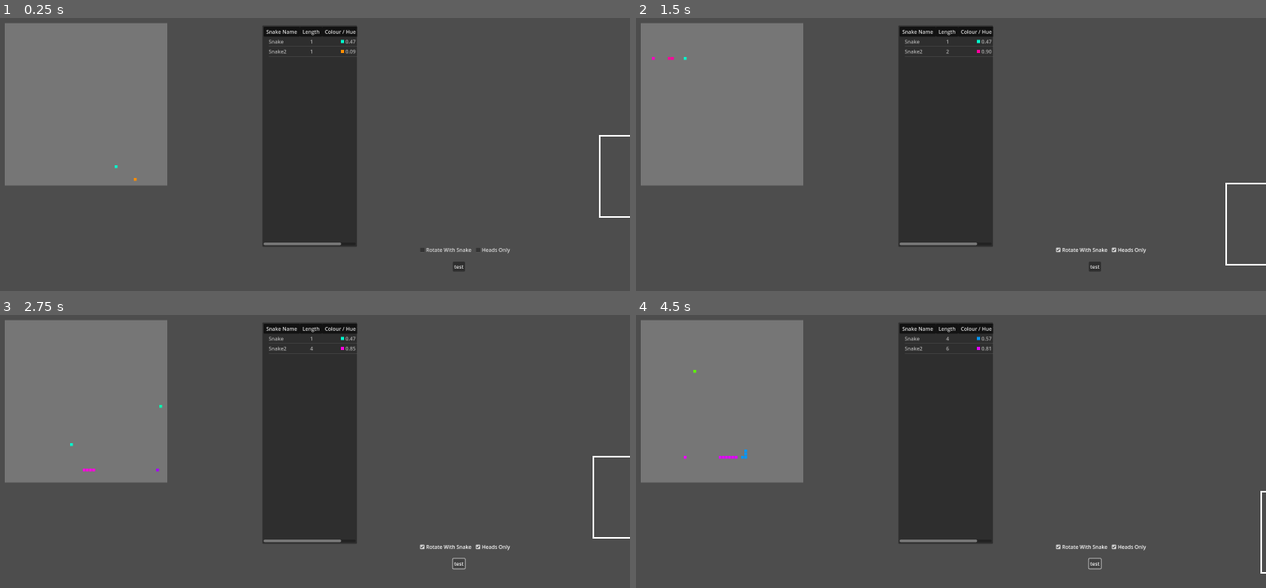
Above: before the commit, frames 1-4 (two rows, left to right).
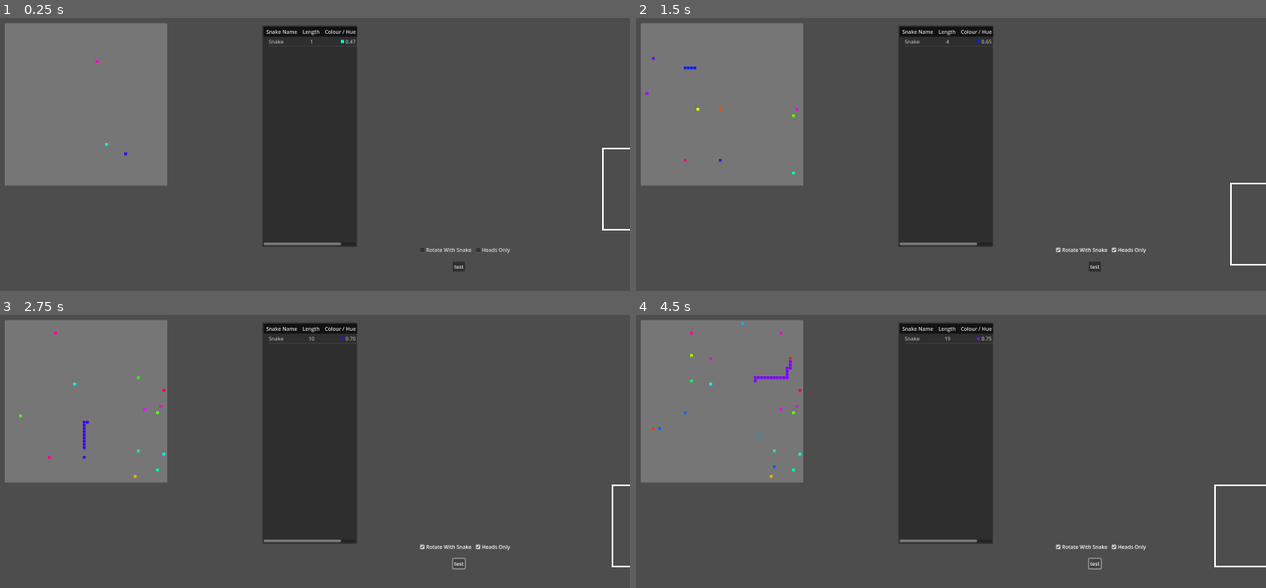
Above: after the commit, the same moments.

Repository: kwdChan/Snake-World
Game: Godot game, scene res://main.tscn
Two runs of this game, one before a commit and one after it. Both use one fixed random seed, a clock stepped at 60 frames per second and the inputs below.
Inputs:
- Up to frame 1 (0.25 s): no input
- Up to frame 2 (1.5 s): click "Rotate With Snake" at 0.5 s; click "Heads Only" at 1.25 s
- Up to frame 3 (2.75 s): click "test" at 2 s
- Up to frame 4 (4.5 s): hold Right (ui_right) 2.78-3.53 s; hold Down (ui_down) 3.53-4.28 s; hold Right (ui_right) from 4.28 s (still down)

The runs differ from the first frame. In frame 1, 0.3% of the frame differs, in the area x 15-100%, y 11-78%; in frame 2, 0.3%; in frame 3, 0.5%; in frame 4, 0.6%, in the area x 2-100%, y 2-95%.

Commit message:
fixed action delay

Diff:
--- a/env.gd
+++ b/env.gd
@@ -13,13 +13,13 @@
 const SNAKE_SCENE := preload("res://snake.tscn") as PackedScene
 
 const ECO_PARAMS = {
-	FOOD_INTERVAL = 0.5,
+	FOOD_INTERVAL = 0.1,
 	MAX_FOOD = 120
 }
 
 var N_SNAKES = {
 	PolicyDeepQLearning: 0,
-	PolicyNearestFoodRecorded: 2,
+	PolicyNearestFoodRecorded: 1,
 	PolicyUserInput:0,
 }
 
--- a/snake_action_plan/deep_q_learning_remote.gd
+++ b/snake_action_plan/deep_q_learning_remote.gd
@@ -61,9 +61,6 @@
 		print(time_diff)
 	emit_signal("action_ready", message.action)
 
-
-
-
 static func use_for_snake(_snake, _env, data={}):
 	var plan = PolicyDeepQLearning.new()
 
--- a/snake_action_plan/nearest_food_recorded.gd
+++ b/snake_action_plan/nearest_food_recorded.gd
@@ -18,13 +18,12 @@
 
 
 func step(_snake):
+	var data = _snake.get_sensory_info()
 	var action = decide_what_action(_snake)
-	emit_signal("action_ready", action)
+
 
 	# send to the python
 	# sensory info
-	var data = _snake.get_sensory_info()
-
 
 	# time (for delay monitoring)
 	data['time'] = Time.get_ticks_msec()
@@ -52,6 +51,11 @@
 		"supervised",
 		id
 	)
+	emit_signal("action_ready", action)
+
+
+
+
 func decide_what_action(_snake) :
 
 
